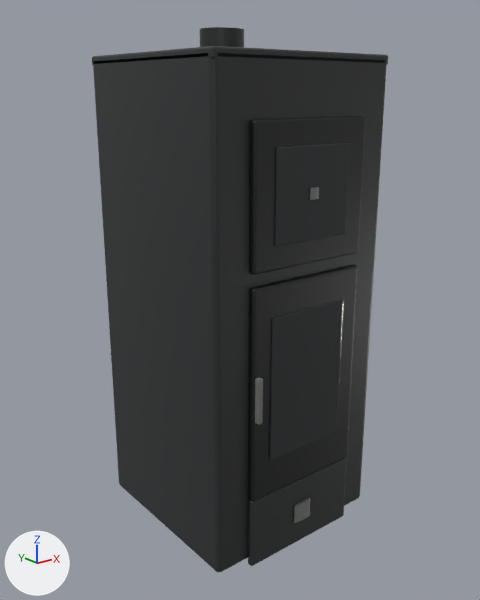
One commit to the glTF model STAIANO-3D/public/models/stoves/nordica-trossplus-forno-dsa16-ceram-liberty-panna.glb: the scene before it, then after it.
Both versions are drawn from a 50 mm camera at (-1.14, -1.437, 1.254) aimed at (-0.009, -0.023, 0.689). The axes (+X, +Y, +Z) are drawn at lower left. The lights are the same throughout. The older version comes first. Where no turn or scale is listed for an object, it has been applied to the vertices. Vertices at exactly the same position are counted once.

The first picture shows 'Cassetto cenere.006', 'Coperchio.006', 'Corpo.006', 'Porta.006', 'Scarico fumi.006', 'Sportello forno.001', 'Vetro forno.001', 'Vetro sportello.006' and 3 more.
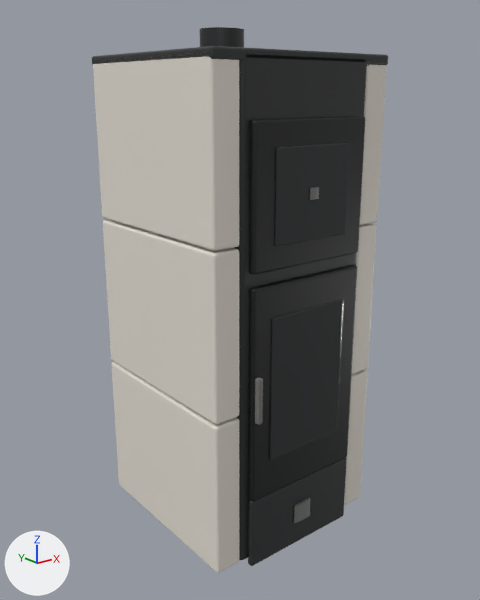
Patch to the scene script:
```diff
--- a/STAIANO-3D/public/models/stoves/nordica-trossplus-forno-dsa16-ceram-liberty-panna.glb.py
+++ b/STAIANO-3D/public/models/stoves/nordica-trossplus-forno-dsa16-ceram-liberty-panna.glb.py
@@ me_cube_074 @@
 # used by ob_corpo_006; location = (0.0, 0.0, 0.694)
-me_cube_074.from_pydata(...)  # 152 vertices, 300 faces; spans x -0.28..0.28, y -0.269..0.269, z -0.65..0.65
+me_cube_074.from_pydata(...)  # 152 vertices, 300 faces; spans x -0.204..0.204, y -0.269..0.269, z -0.65..0.65
+# me_cube_074 part 1: all 76 vertices in x 0.265..0.28, y -0.269..0.269, z -0.65..0.65 are moved by (-0.075, 0.0, 0.0)
+# me_cube_074 part 2: all 76 vertices in x -0.28..-0.265, y -0.269..0.269, z -0.65..0.65 are moved by (0.075, 0.0, 0.0)
 me_cube_074.materials.append(mat_ghisa_antracite)
@@ ob_pannello_laterale_030 @@
 ob_pannello_laterale_030 = bpy.data.objects.new('Pannello laterale.030', me_cube_077)
-ob_pannello_laterale_030.location = (-0.218, 0.0, 1.127)
+ob_pannello_laterale_030.location = (-0.24, 0.0, 1.127)
```

Boxes (x1, y1, x2, y2) around the edits, measured in the pictures (480 x 600 px; the box of a moved part takes in the faces that stretch with it):
'Corpo.006', reshaped
    before: (93, 53, 387, 572)
    after: (234, 54, 367, 560)
'Pannello laterale.030', moved (not visible before)
    after: (93, 51, 239, 251)
part 1 of me_cube_074, moved or reshaped (mostly hidden afterwards)
    before: (358, 64, 387, 498)
    after: (355, 63, 367, 265)
part 2 of me_cube_074, moved or reshaped
    before: (93, 53, 385, 572)
    after: (234, 54, 365, 560)
'Pannello laterale.029', unchanged, uncovered by the edit
    after: (103, 219, 239, 424)
'Pannello laterale.028', unchanged, uncovered by the edit
    after: (111, 362, 239, 573)
'Pannello laterale.033', unchanged, uncovered by the edit
    after: (360, 65, 387, 225)
'Pannello laterale.032', unchanged, uncovered by the edit
    after: (352, 224, 377, 374)
